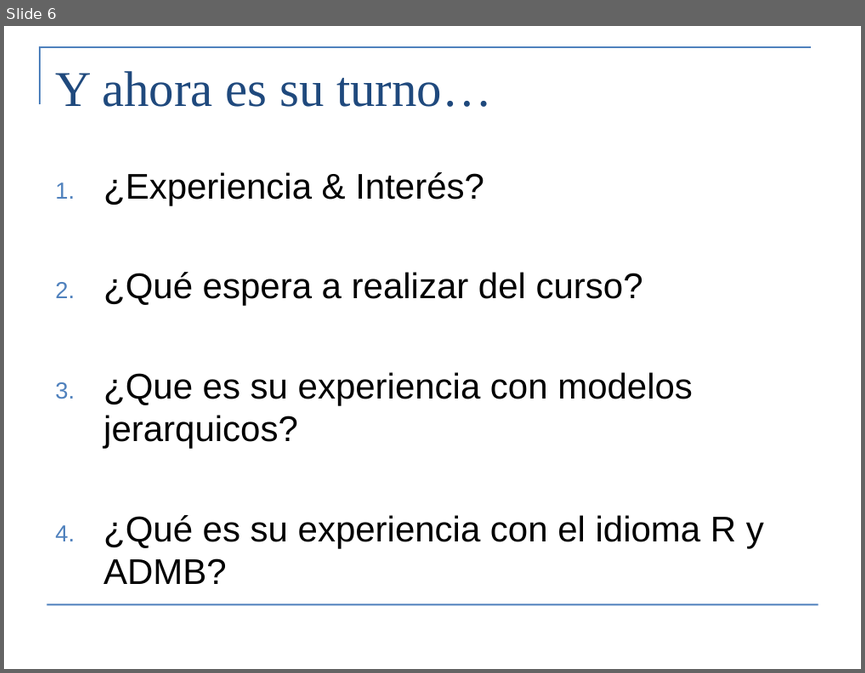
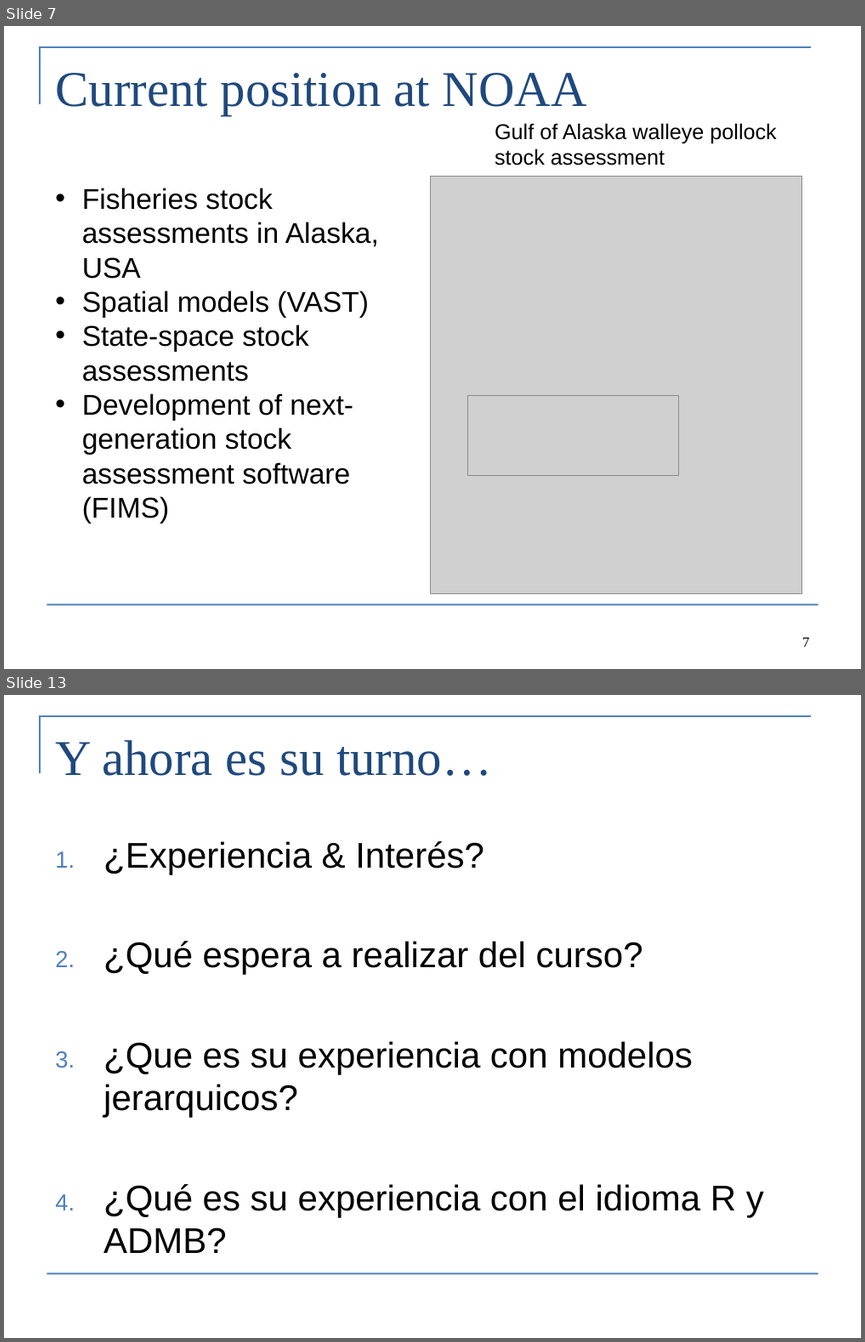
Before and after one commit to Cole-Monnahan-NOAA/tmb_workshop, a slide deck: day1/lecture1_intro_eng.pptx. Shown one above the other, each under a label of ours: slide 6 before the commit, slides 7 and 13 after it; the slides between them are not shown. The pictures are 865x673 and 865x1342 pixels, drawn with LibreOffice and Linux fonts; fonts in the diff are those of the drawing; grey boxes stand for pictures. Boxes give left, top, right and bottom in pixels: in the first picture for what was removed or moved away, otherwise in the second. Text is boxed around its words. In the diff, an @@ line names an element or a change of style, - is before the commit and + after.

```diff
--- a/day1/lecture1_intro_eng.pptx
+++ b/day1/lecture1_intro_eng.pptx
@@ slide 7 added at (x1=4, y1=26, x2=861, y2=669), background #FFFFFF; not listed: 2 template elements that a slide beside it also shows @@
@@ title added at (x1=55, y1=73, x2=587, y2=115), 42 pt, text #1F497D @@
+Current position at NOAA
@@ text added at (x1=494, y1=123, x2=776, y2=165), 18 pt, text #000000 @@
+Gulf of Alaska walleye pollock stock assessment
@@ picture added at (x1=431, y1=176, x2=801, y2=594) @@
@@ text added at (x1=82, y1=188, x2=379, y2=523), 24 pt, text #000000 @@
+• Fisheries stock assessments in Alaska, USA
+• Spatial models (VAST)
+• State-space stock assessments
+• Development of next-generation stock assessment software (FIMS)
@@ picture added at (x1=467, y1=395, x2=678, y2=475) @@
@@ page number added at (x1=802, y1=637, x2=809, y2=646), 12 pt, text #000000 @@
+7
@@ what was slide 6 is now slide 13 @@
```
Also in this commit, not shown: 3 slides changed, 6 other slides added.
